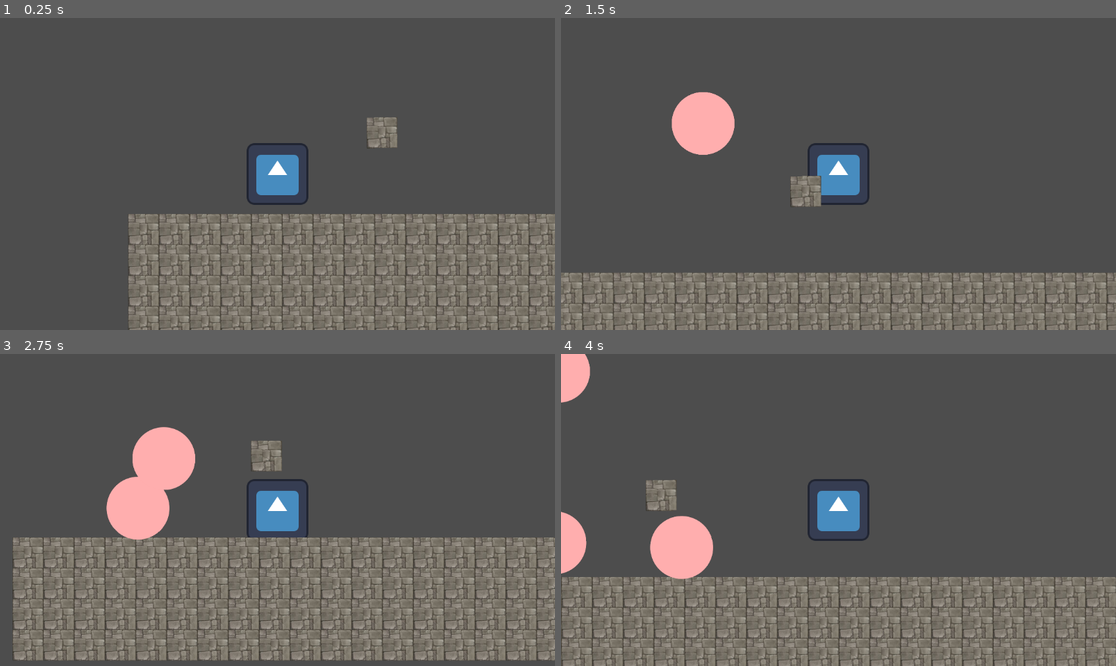
Above: before the commit, frames 1-4 (two rows, left to right).
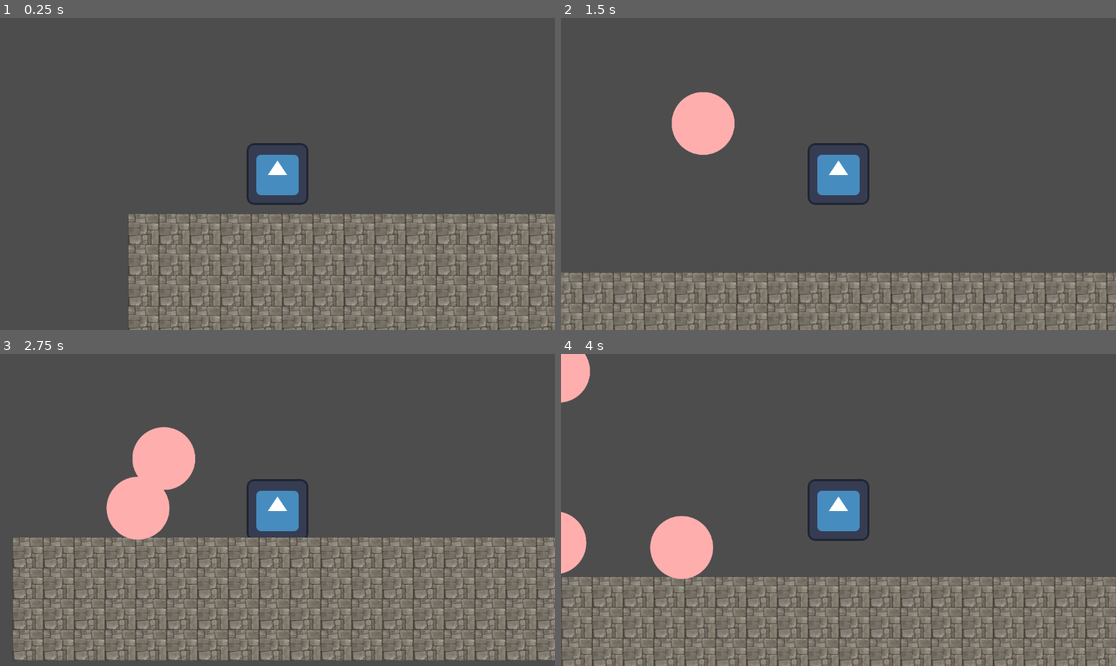
Above: after the commit, the same moments.

Repository: Sogrief/stairs
Game: Godot game, scene res://scenes/level/main.tscn
Same seed, same stepped clock (60 frames per second), same inputs: the game is played once before the commit and once after it. The engine's default icon, where the game draws it, is replaced by a stand-in: a white triangle on a blue panel in a dark square.
Inputs:
- Up to frame 1 (0.25 s): no input
- Up to frame 2 (1.5 s): hold Right (move_right) from 0.53 s (still down); tap Up (jump) at 0.77 s
- Up to frame 3 (2.75 s): tap Up (jump) at 1.52 s; release Right (move_right) at 2.03 s; hold Left (move_left) from 2.03 s (still down)
- Up to frame 4 (4 s): release Left (move_left) at 2.78 s; hold Right (move_right) from 2.78 s (still down); tap Up (jump) at 3.02, 3.77 s

The runs differ from the first frame. In frame 1, 0.5% of the frame differs, in the area x 66-72%, y 31-42%; in frame 2, 0.5%, in the area x 41-47%, y 50-61%; in frame 3, 0.5%; in frame 4, 0.5%.

Commit message:
déplacement dynamique du lanceur de projectiles

Diff:
--- a/scenes/level/main.tscn
+++ b/scenes/level/main.tscn
@@ -84,6 +84,7 @@
 curve = SubResource("Curve2D_5dean")
 
 [node name="path_follow_2d" type="PathFollow2D" parent="path_2d"]
+unique_name_in_owner = true
 position = Vector2(715, 173)
 rotation = -0.0107468
 
--- a/scenes/level/scripts/spawn_projectiles.gd
+++ b/scenes/level/scripts/spawn_projectiles.gd
@@ -3,13 +3,13 @@
 @export var projectile : PackedScene
 @onready var projectile_launcher := %sprite_2d # lanceur de projectile
 @onready var path : Path2D = %path_2d # parcours 2D de la map
+@onready var path_follow : PathFollow2D = %path_follow_2d
 @onready var player : CharacterBody2D = %player # joueur
 
 var path_points : Array # l'ensemble des points du path2D
 var player_position : Vector2 # la position en temps réel du joueur
 var closest_point : Vector2 # point du path le plus proche du joueur
 var timer : float = 1.0 # le délai entre chaque projectile
-
 
 func _ready():
 	path_points = get_all_points_from_path(path) # récupération de tous les points du path2D
@@ -19,11 +19,10 @@
 	closest_point = path_points[get_closest_path_point(path_points, player_position)]
 
 	var player_distance = path.curve.get_closest_offset(closest_point) #distance approximative parcourue
-	var progress_ratio = player_distance / path.curve.get_baked_length()
+	var progress_ratio = player_distance / path.curve.get_baked_length() #progress ratio approximatif du joueur
 	#print(path.curve.get_baked_length())
 
-
-
+	path_follow.progress_ratio = progress_ratio + 0.2
 
 	timer -= delta
 
